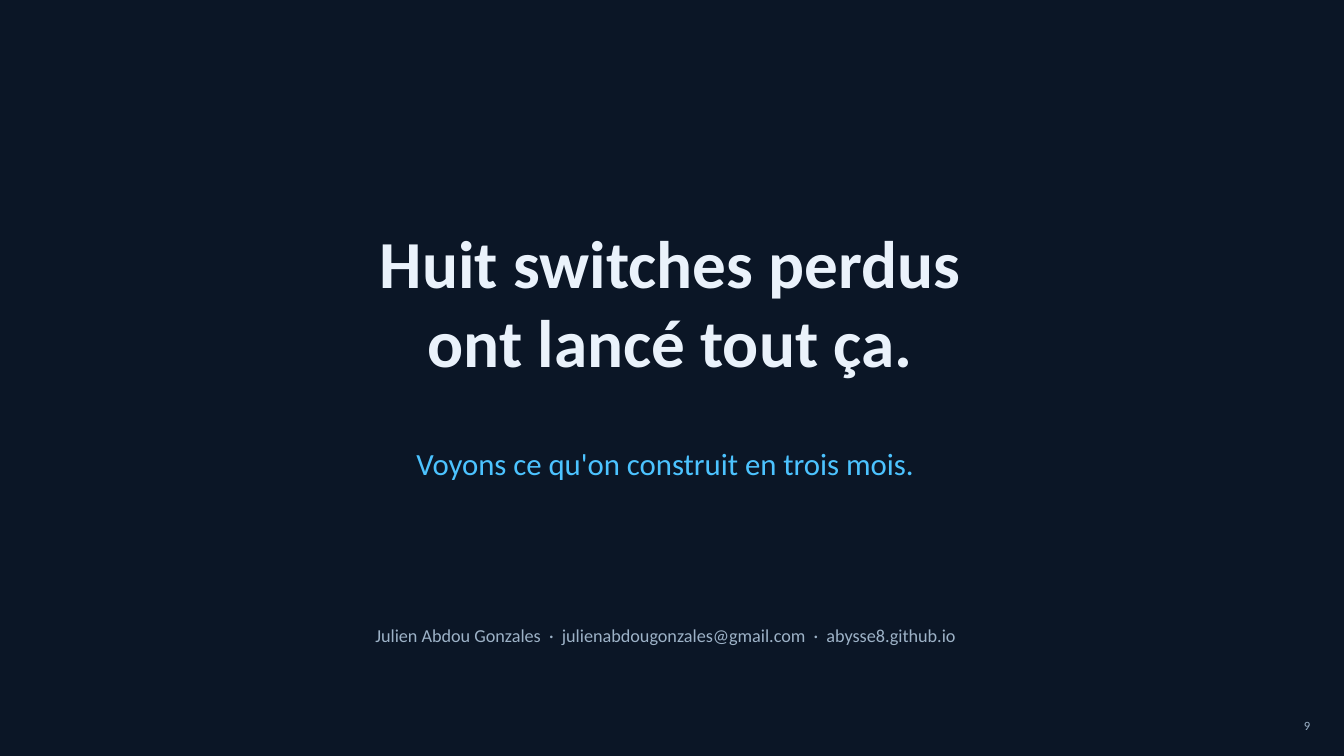
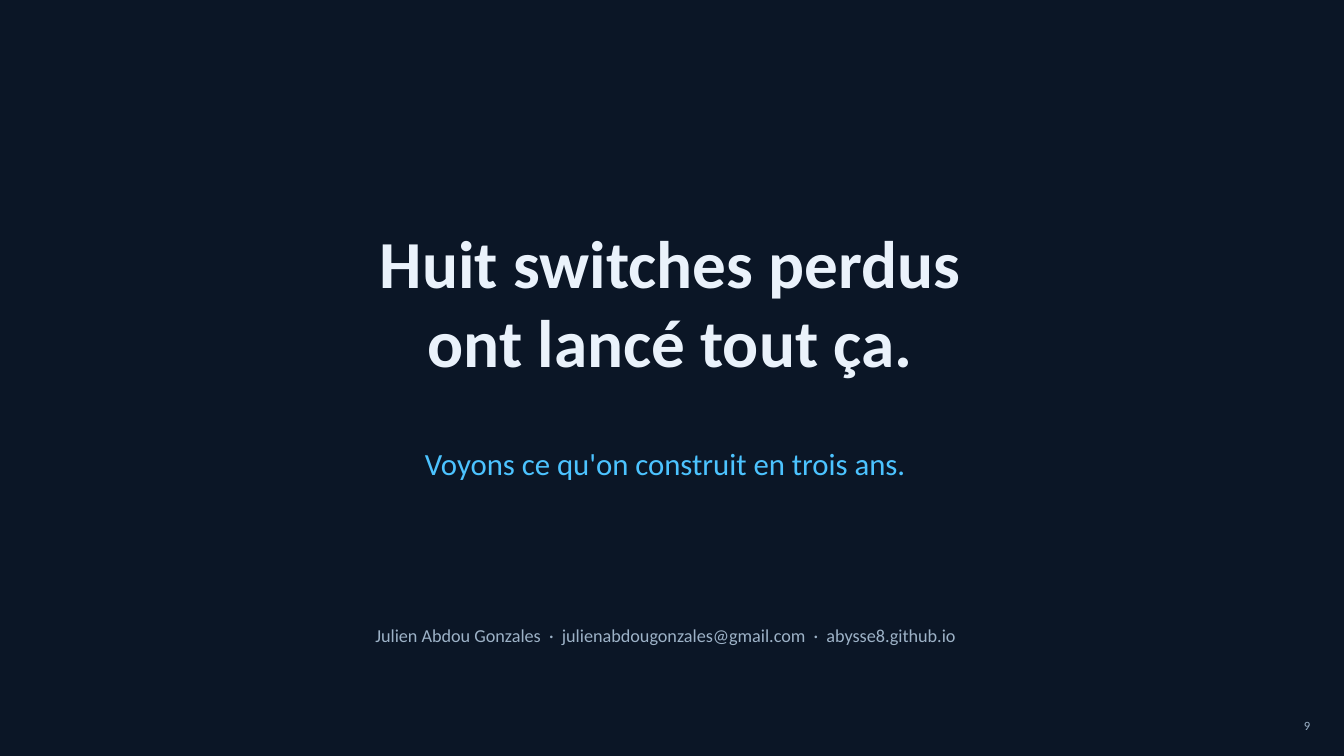
Before and after one commit to abysse8/abysse8, a slide deck: slide 9 of presentations/svt-huit-switches.pptx. Drawn at 1344x756 pixels with LibreOffice and Linux fonts; fonts in the diff are those of the drawing. Boxes give left, top, right and bottom in pixels: in the first picture for what was removed or moved away, otherwise in the second. Text is boxed around its words. In the diff, an @@ line names an element or a change of style, - is before the commit and + after.

```diff
--- a/presentations/svt-huit-switches.pptx
+++ b/presentations/svt-huit-switches.pptx
@@ text at (x1=425, y1=454, x2=906, y2=480): text changed @@
-Voyons ce qu'on construit en trois mois.
+Voyons ce qu'on construit en trois ans.
```
Also in this commit, not shown: 1 other slide changed, 1 other file.
